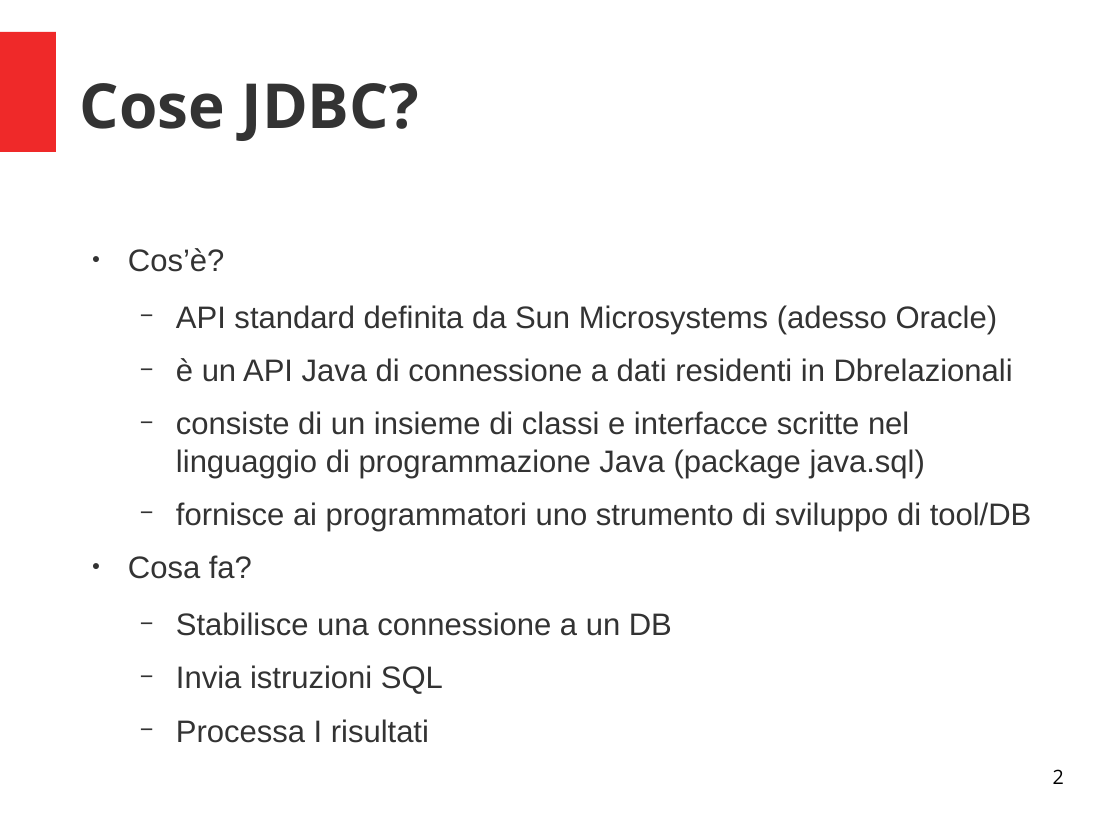
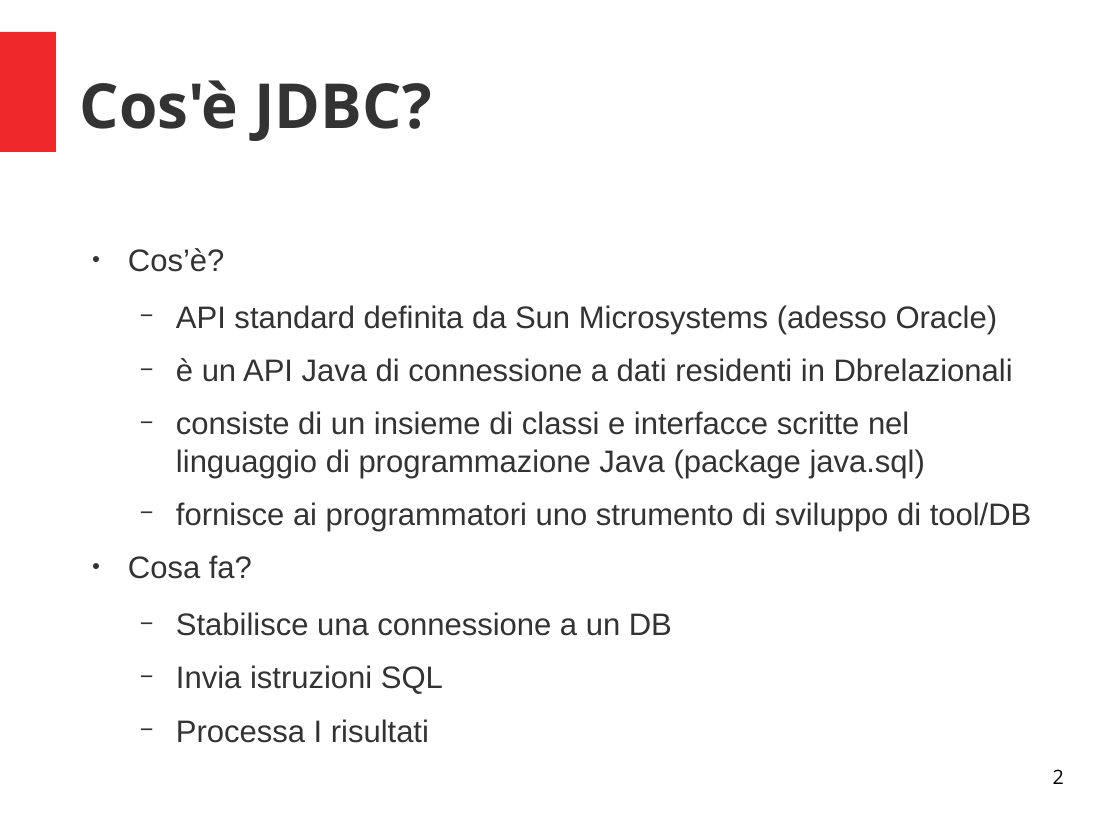
Before and after one commit to criluc/jdbc-tutorial, a slide deck: slide 2 of Introduzione a JDBC.odp. Drawn at 1120x840 pixels with LibreOffice and Linux fonts; fonts in the diff are those of the drawing. Boxes give left, top, right and bottom in pixels: in the first picture for what was removed or moved away, otherwise in the second. Text is boxed around its words. In the diff, an @@ line names an element or a change of style, - is before the commit and + after.

Commit message:
Aggiunte slide per Introduzione Java e Maven

```diff
--- a/Introduzione a JDBC.odp
+++ b/Introduzione a JDBC.odp
@@ title at box(80, 80, 431, 141): text changed @@
-Cose JDBC?
+Cos'è JDBC?
```
Also in this commit, not shown: 2 other files.
